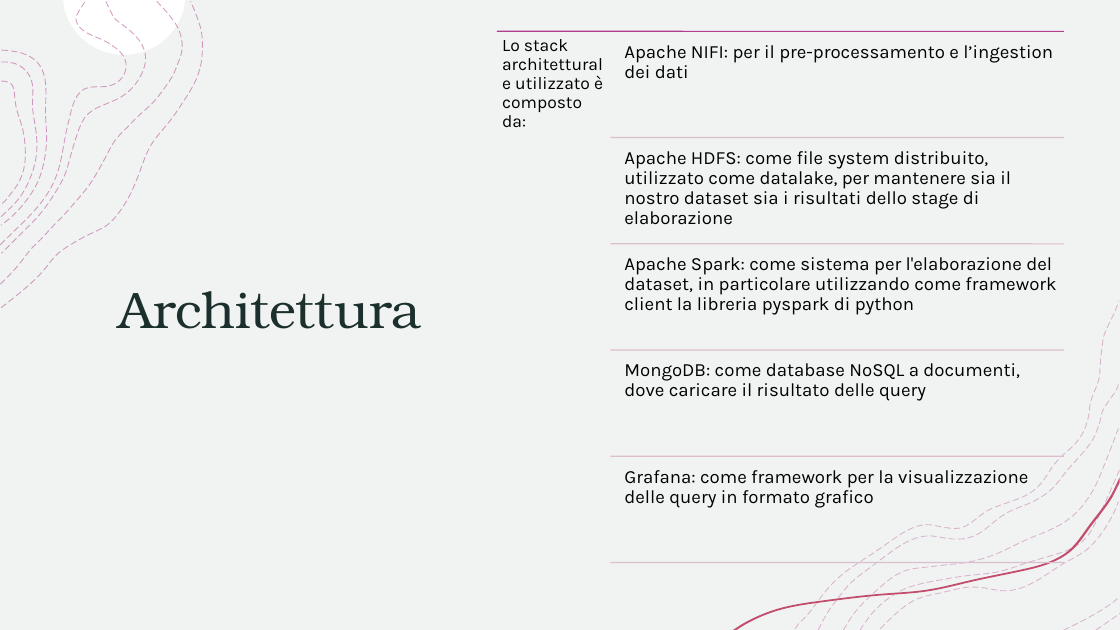
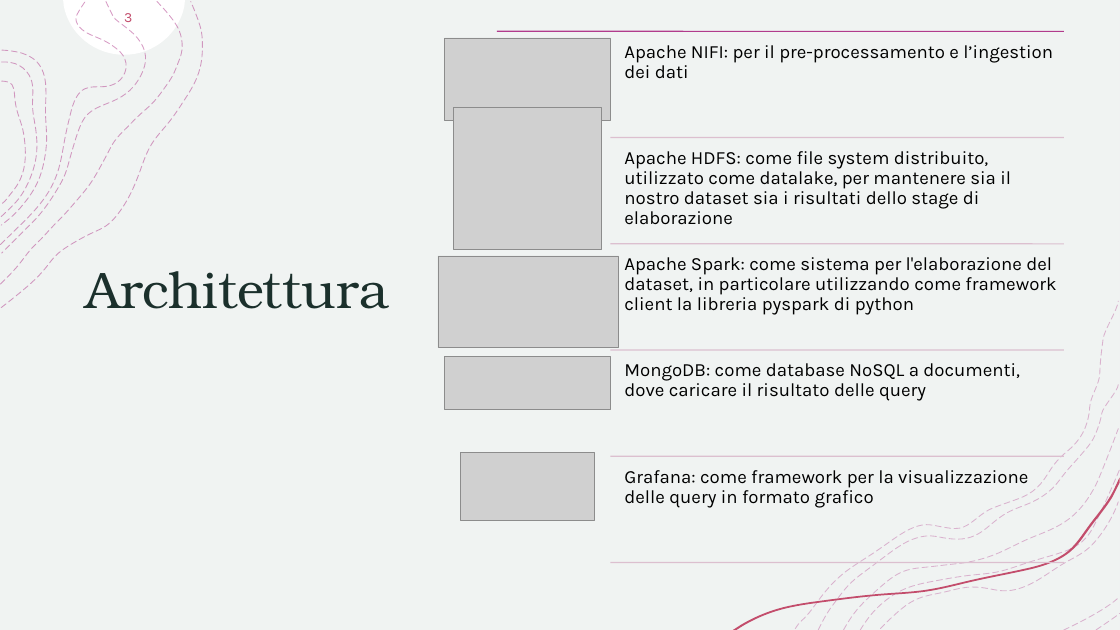
Before and after one commit to kobero98/SABD_Progetto1, a slide deck: slide 3 of PresentazioneSABD1.pptx. Drawn at 1120x630 pixels with LibreOffice and Linux fonts; fonts in the diff are those of the drawing; grey boxes stand for pictures. Boxes give left, top, right and bottom in pixels: in the first picture for what was removed or moved away, otherwise in the second. Text is boxed around its words. In the diff, an @@ line names an element or a change of style, - is before the commit and + after.

```diff
--- a/PresentazioneSABD1.pptx
+++ b/PresentazioneSABD1.pptx
@@ page number added at <box>124,13,132,22</box>, 12 pt, text #C34D6C @@
+3
@@ title "Architettura": place and size @@
-title "Architettura" at <box>118,291,421,329</box>
+title "Architettura" at <box>86,271,389,309</box>
@@ title "Architettura" at <box>86,271,389,309</box>: alignment left to centre @@
@@ picture added at <box>444,38,611,120</box> @@
@@ text removed at <box>502,39,603,127</box> @@
-Lo stack architetturale utilizzato è composto da:
@@ picture added at <box>454,108,602,250</box> @@
@@ picture added at <box>438,256,618,348</box> @@
@@ picture added at <box>444,356,611,410</box> @@
@@ picture added at <box>460,453,595,521</box> @@
```
Also in this commit, not shown: 8 other slides changed, 7 slides added, 2 slides removed.
